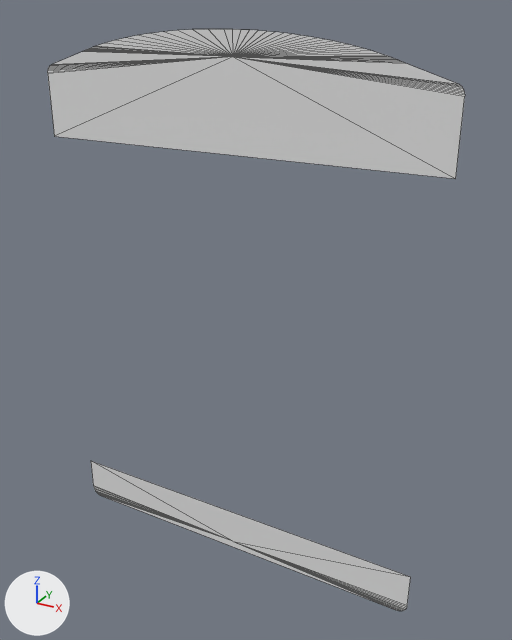
What one commit did to the OBJ model fork/floating-media/DATA/float_vita_bands.obj.
Both versions are drawn from a 50 mm lens placed at (0.865, -1.487, 0.793), pointed at (0.051, -0.008, 0.054). The axes (+X, +Y, +Z) are drawn at lower left. The lights are the same throughout. The older version comes first. Mesh edges are drawn as thin lines. Where no turn or scale is listed for an object, it has been applied to the vertices.

The first picture shows 'float_vita_bands'.
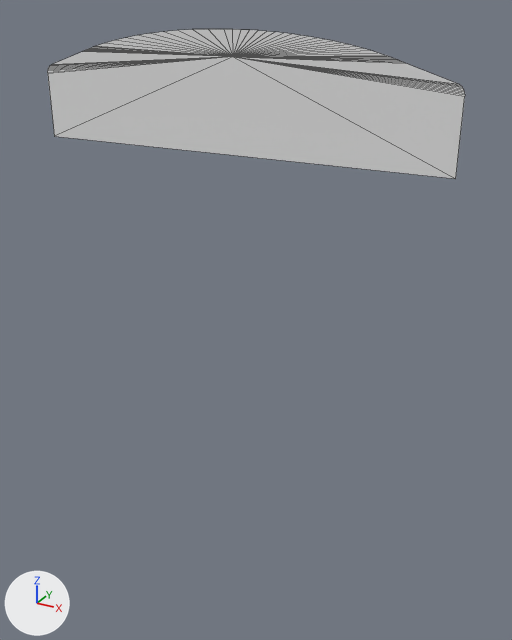
Patch to the scene script:
```diff
--- a/fork/floating-media/DATA/float_vita_bands.obj.py
+++ b/fork/floating-media/DATA/float_vita_bands.obj.py
@@ me_float_vita_bands @@
 # used by ob_float_vita_bands; location = (0.0, 0.0, 0.0)
-me_float_vita_bands.from_pydata(...)  # 102 vertices, 100 faces; spans x -0.54..0.531, y -0.049, z -0.685..0.752
+me_float_vita_bands.from_pydata(...)  # 77 vertices, 76 faces; spans x -0.54..0.531, y -0.049, z 0.48..0.752
+# me_float_vita_bands part 1: the loose piece of 25 vertices spanning x -0.54..0.531, y -0.049, z -0.685..-0.556 is deleted
```

Changed parts and their boxes (x1, y1, x2, y2) in the pictures (512 x 640 px):
'float_vita_bands', reshaped (74% shorter)
    before: (47, 29, 465, 611)
    after: (47, 29, 465, 179)
part 1 of me_float_vita_bands, deleted
    before: (91, 461, 411, 611)
